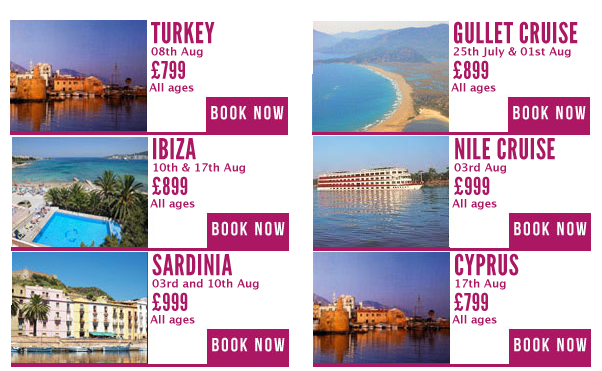
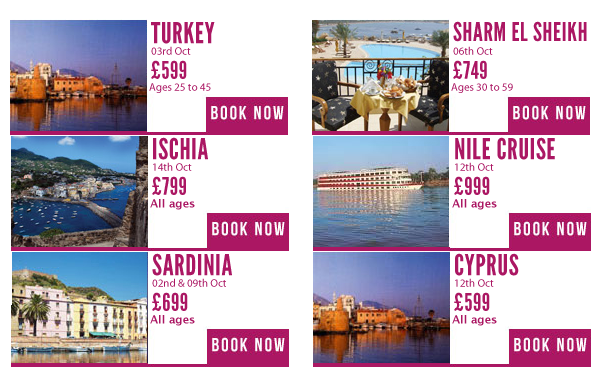
Layered file, before and after one edit (602px x 371px). Changes by layer:
renamed "All ages" to "Ages 25 to 45", painted on it over [left=149, top=83, right=211, bottom=94]
renamed "08th Aug" to "03rd Oct", painted on it over [left=151, top=46, right=203, bottom=58]
renamed "£799" to "£599", painted on it over [left=161, top=60, right=187, bottom=79]
renamed "All ages" to "Ages 30 to 59", painted on it over [left=451, top=83, right=513, bottom=94]
renamed "25th July & 01st Aug" to "06th Oct", painted on it over [left=453, top=46, right=571, bottom=58]
renamed "£899" to "£749", painted on it over [left=463, top=60, right=489, bottom=79]
renamed "gullet cruise" to "Sharm El Sheikh", painted on it over [left=453, top=21, right=587, bottom=44]
renamed "Layer 4" to "Layer 8", moved it above "Layer 2", painted on it over [left=312, top=20, right=449, bottom=132]
renamed "Layer 5" to "Layer 9", painted on it over [left=11, top=136, right=148, bottom=247]
renamed "10th & 17th Aug" to "14th Oct", painted on it over [left=153, top=162, right=245, bottom=174]
renamed "£899" to "£799", painted on it over [left=162, top=176, right=188, bottom=195]
renamed "ibiza" to "ISCHIA", painted on it over [left=158, top=137, right=208, bottom=160]
renamed "03rd Aug" to "12th Oct", painted on it over [left=454, top=162, right=506, bottom=174]
renamed "03rd and 10th Aug" to "02nd & 09th Oct", painted on it over [left=152, top=278, right=259, bottom=290]
renamed "£999" to "£699", painted on it over [left=163, top=298, right=170, bottom=306]
renamed "17th Aug" to "12th Oct", painted on it over [left=455, top=278, right=506, bottom=290]
renamed "£799" to "£599", painted on it over [left=464, top=292, right=490, bottom=311]
